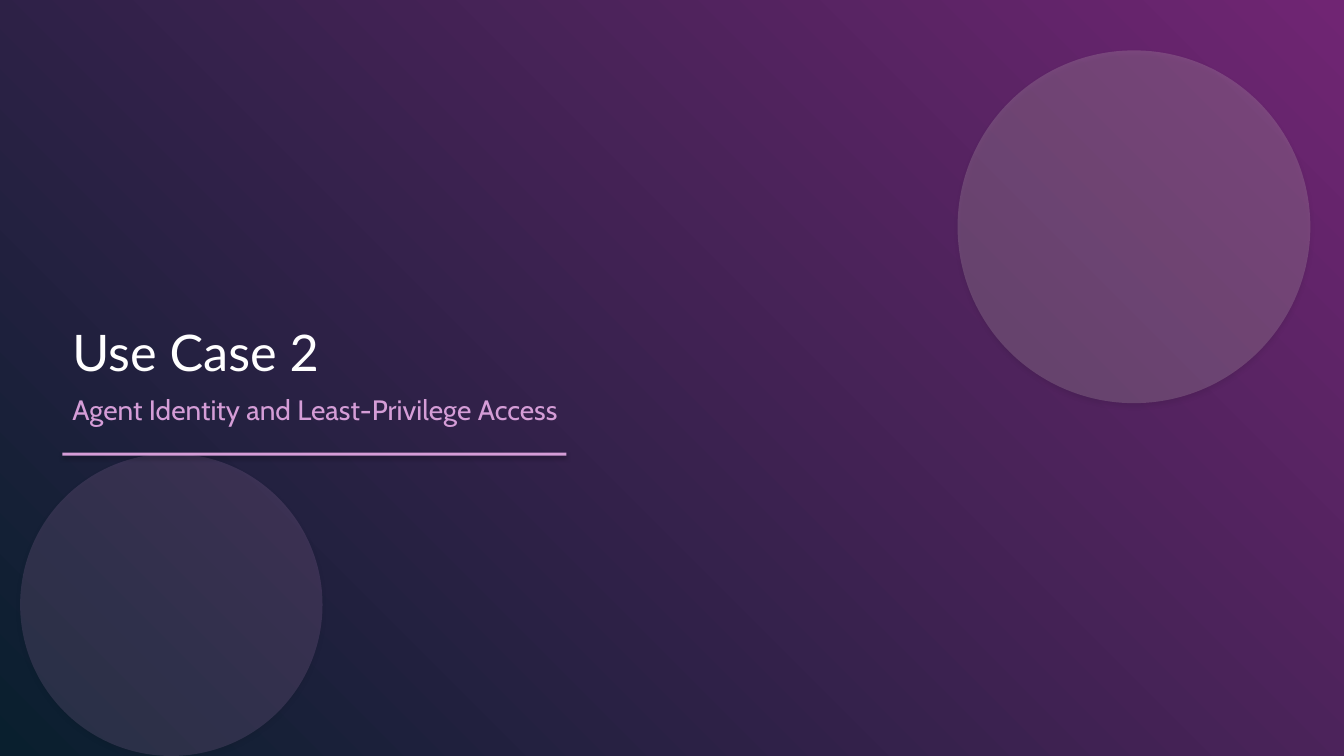
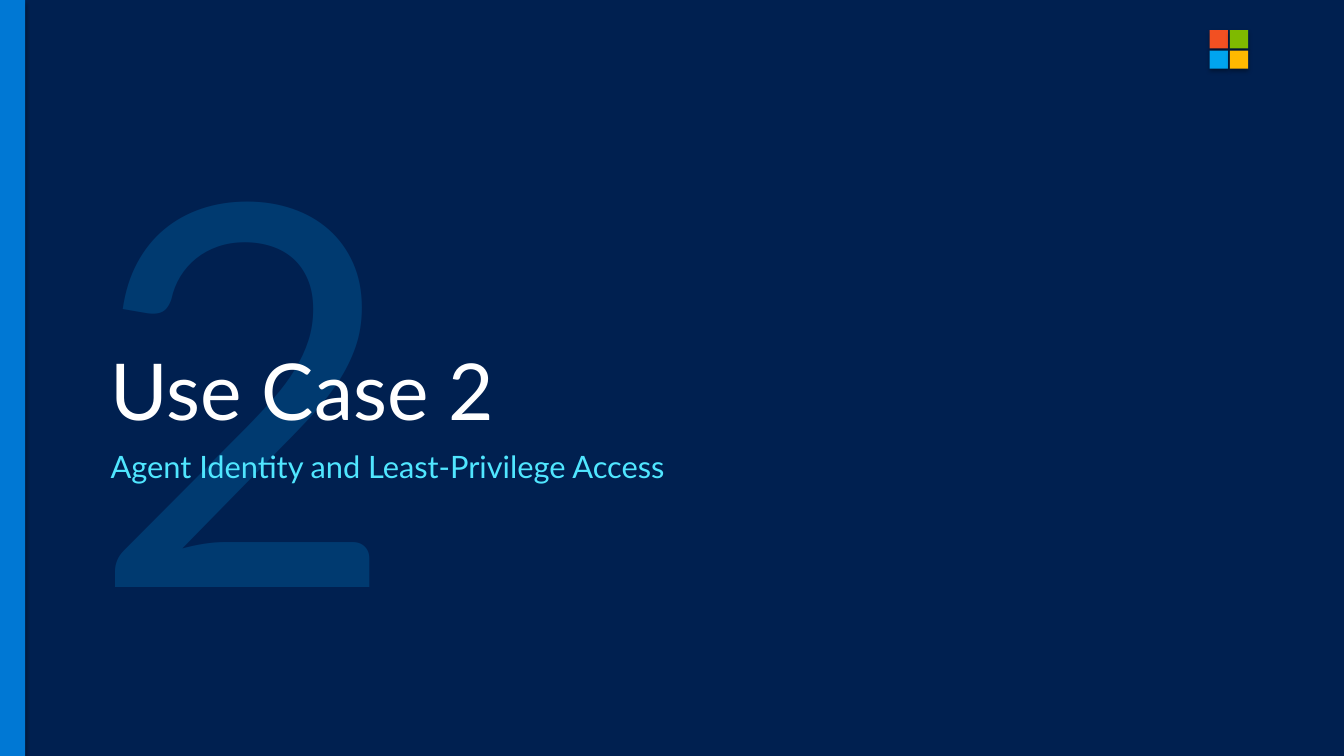
Before and after one commit to cloudtoso/Agent-365-POC, a slide deck: slide 11 of Agent365-PoV-Deck.pptx. Drawn at 1344x756 pixels with LibreOffice and Linux fonts; fonts in the diff are those of the drawing. Boxes give left, top, right and bottom in pixels: in the first picture for what was removed or moved away, otherwise in the second. Text is boxed around its words. In the diff, an @@ line names an element or a change of style, - is before the commit and + after.

```diff
--- a/Agent365-PoV-Deck.pptx
+++ b/Agent365-PoV-Deck.pptx
@@ background #FFFFFF to #002050 @@
@@ rectangle resized from (x1=0, y1=0, x2=1344, y2=756) to (x1=0, y1=0, x2=25, y2=756) @@
@@ rectangle at (x1=0, y1=0, x2=25, y2=756): fill gradient #702573 to #091F2E to #0078D4 @@
@@ ellipse removed at (x1=958, y1=50, x2=1311, y2=403) @@
@@ rectangle added at (x1=1210, y1=30, x2=1228, y2=48), fill #F25022 @@
@@ rectangle added at (x1=1210, y1=50, x2=1228, y2=69), fill #00A4EF @@
@@ rectangle added at (x1=1230, y1=30, x2=1248, y2=48), fill #7FBA00 @@
@@ rectangle added at (x1=1230, y1=50, x2=1248, y2=69), fill #FFB900 @@
@@ text "Use Case 2" moved from (x1=72, y1=334, x2=558, y2=426) to (x1=111, y1=363, x2=664, y2=484) @@
@@ text "Use Case 2" at (x1=111, y1=363, x2=664, y2=484): size 36 to 56 pt in "Use Case 2"; size 20 to 22 pt, font Cabin to Lato, text colour #D59DD7 to #50E6FF in "Agent Identity and Least-Privilege Access" @@
@@ text added at (x1=91, y1=363, x2=400, y2=484), 380 pt, text #003A70 @@
+2
@@ ellipse removed at (x1=20, y1=454, x2=323, y2=756) @@
@@ rectangle removed at (x1=63, y1=453, x2=567, y2=456) @@
```
Also in this commit, not shown: 42 other slides changed, 1 slide added, 1 slide removed, 1 other file.
